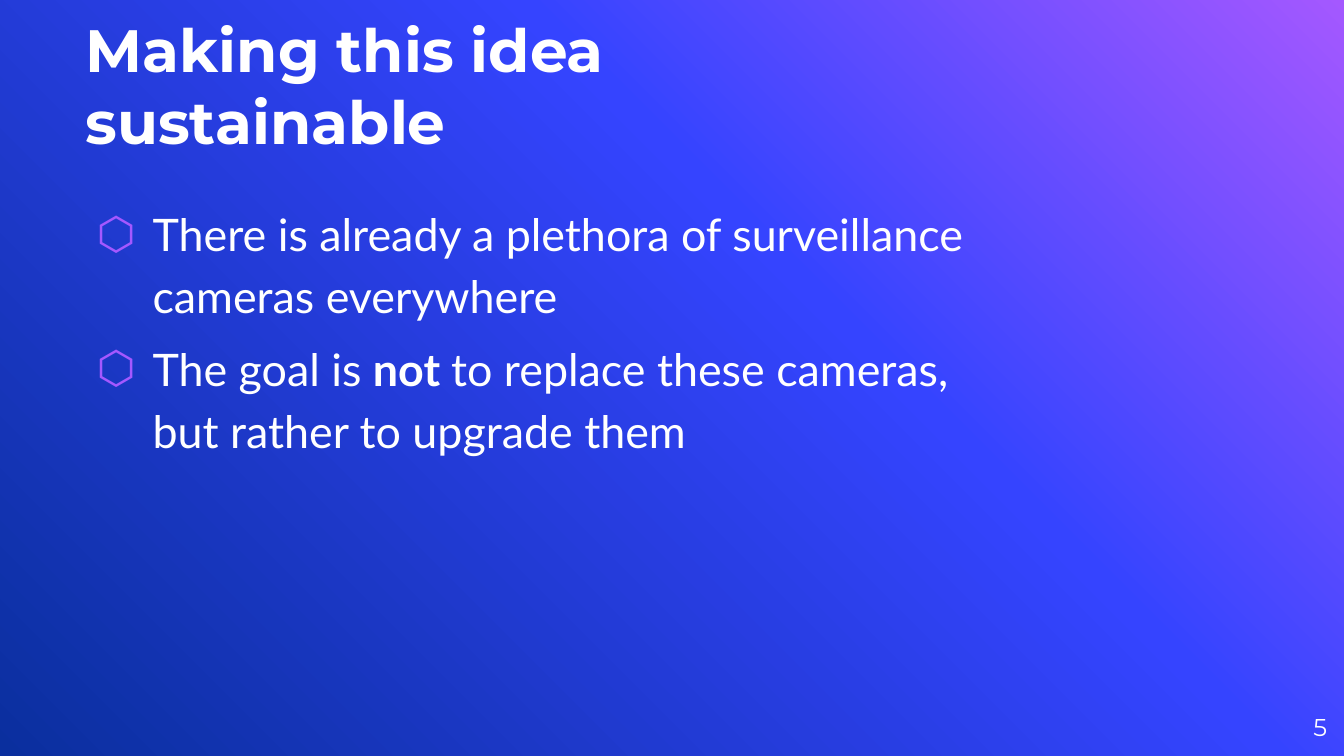
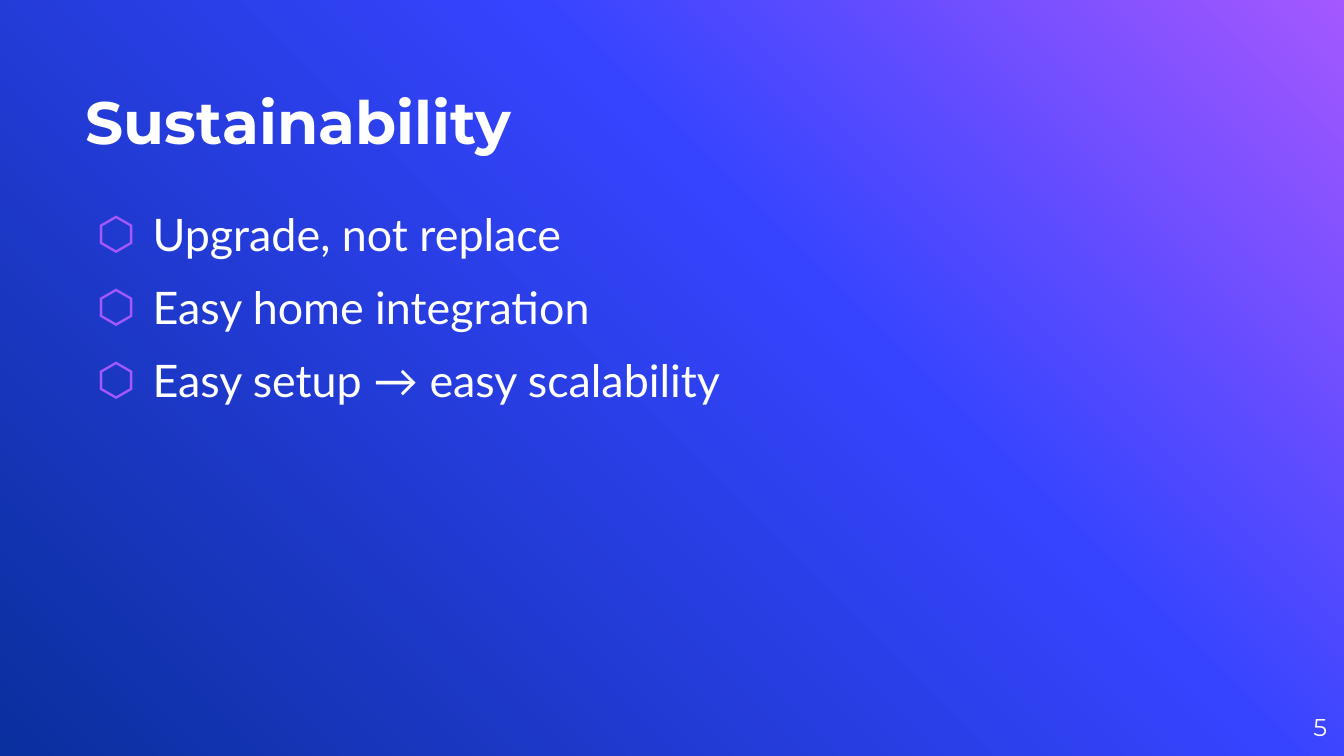
Before and after one commit to TheRandomTroll/CrimeSpy, a slide deck: slide 5 of assets/CrimeSpy Presentation.pptx. Drawn at 1344x756 pixels with LibreOffice and Linux fonts; fonts in the diff are those of the drawing; background and template pictures are left out. Boxes give left, top, right and bottom in pixels: in the first picture for what was removed or moved away, otherwise in the second. Text is boxed around its words. In the diff, an @@ line names an element or a change of style, - is before the commit and + after.

```diff
--- a/assets/CrimeSpy Presentation.pptx
+++ b/assets/CrimeSpy Presentation.pptx
@@ title at (85,97,511,156): text changed @@
-Making this idea sustainable
+Sustainability
@@ text at (153,218,720,405): text changed @@
-⬡ There is already a plethora of surveillance cameras everywhere
-⬡ The goal is not to replace these cameras, but rather to upgrade them
+⬡ Upgrade, not replace
+⬡ Easy home integration
+⬡ Easy setup → easy scalability
```
Also in this commit, not shown: 3 other slides changed.
